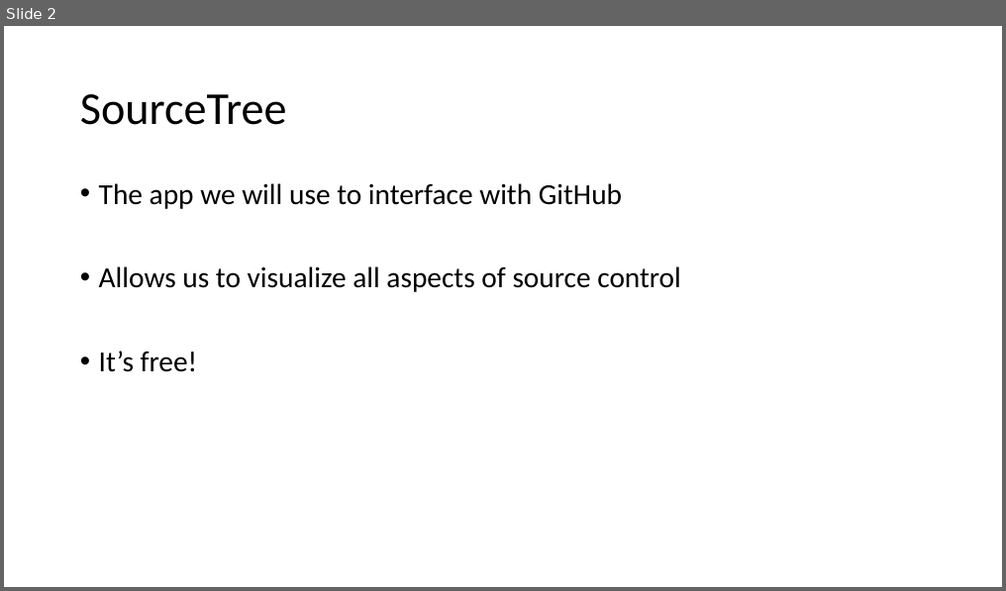
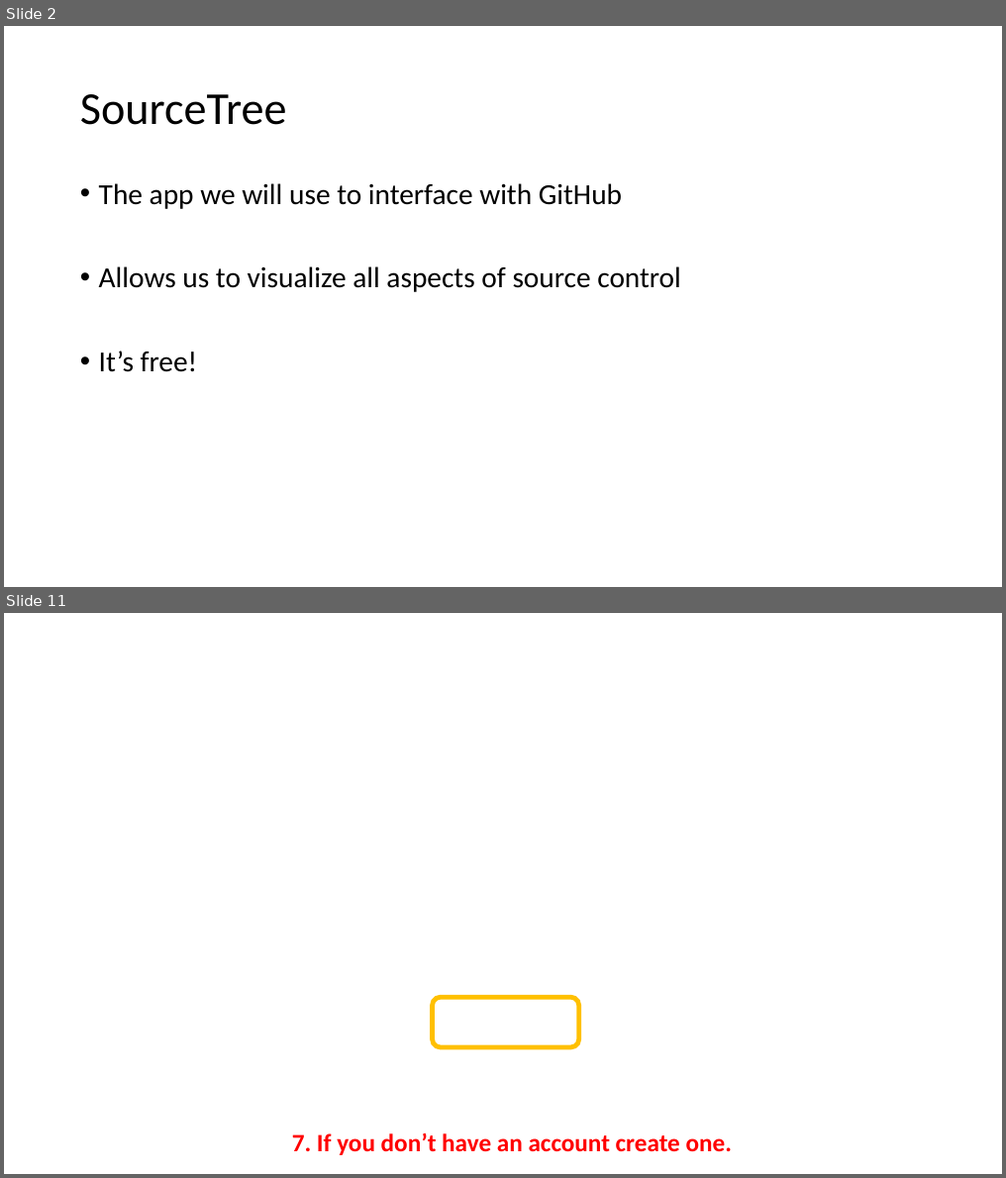
Before and after one commit to gbrunner/programming-for-gis-and-rs, a slide deck: SourceTree Install Instructions.pptx. Shown one above the other, each under a label of ours: slide 2 before the commit, slides 2 and 11 after it; the slides between them are not shown. The pictures are 1006x591 and 1006x1178 pixels, drawn with LibreOffice and Linux fonts; fonts in the diff are those of the drawing; background and template pictures are left out. Boxes give left, top, right and bottom in pixels: in the first picture for what was removed or moved away, otherwise in the second. Text is boxed around its words. In the diff, an @@ line names an element or a change of style, - is before the commit and + after.

```diff
--- a/SourceTree Install Instructions.pptx
+++ b/SourceTree Install Instructions.pptx
@@ slide 11 added at (4, 613, 1002, 1174), background picture (left out) @@
@@ rounded rectangle added at (433, 997, 579, 1048), outline #FFC000 4.5 pt @@
@@ text added at (292, 1134, 732, 1156), 24 pt, text #FF0000, bold @@
+7. If you don’t have an account create one.
```
Also in this commit, not shown: 1 slide changed, 13 other slides added, 15 slides removed.
